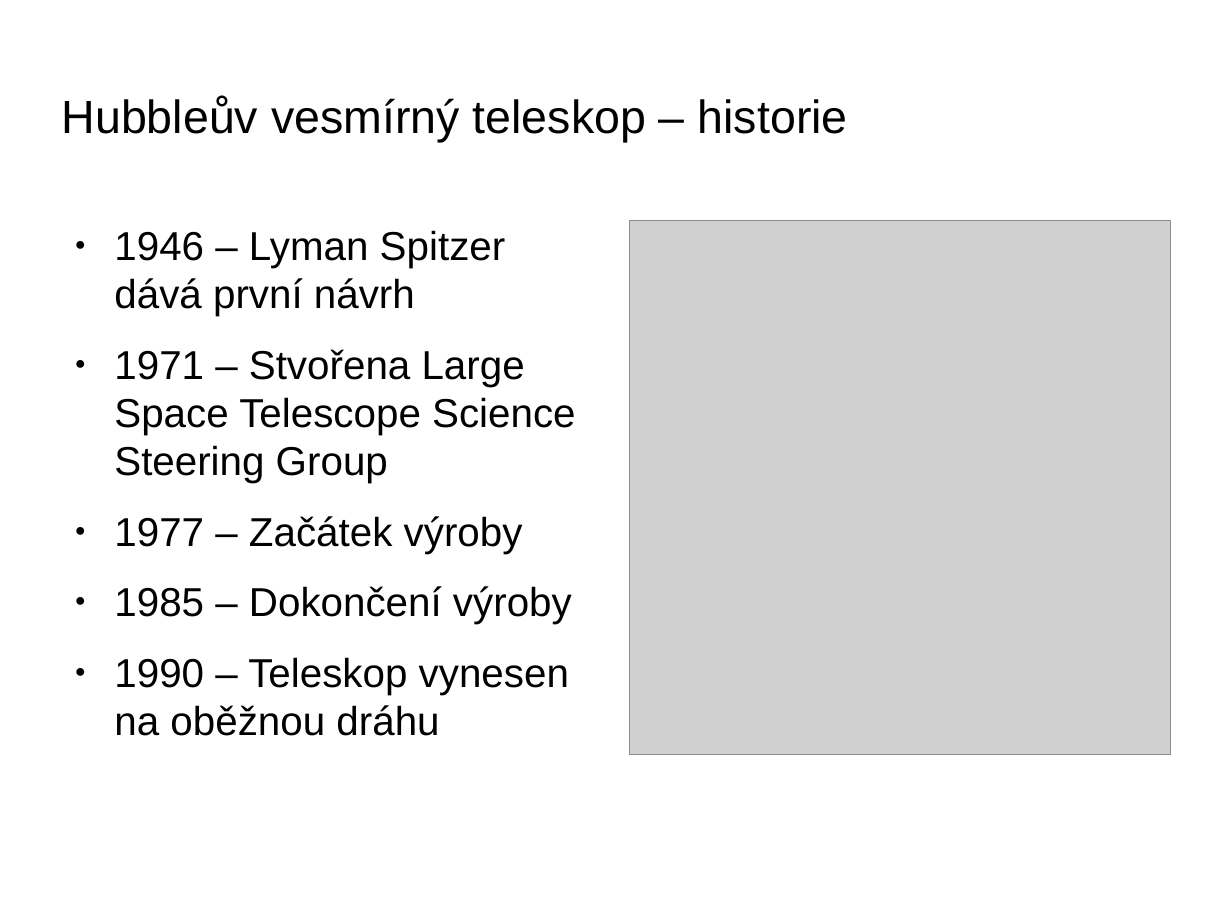
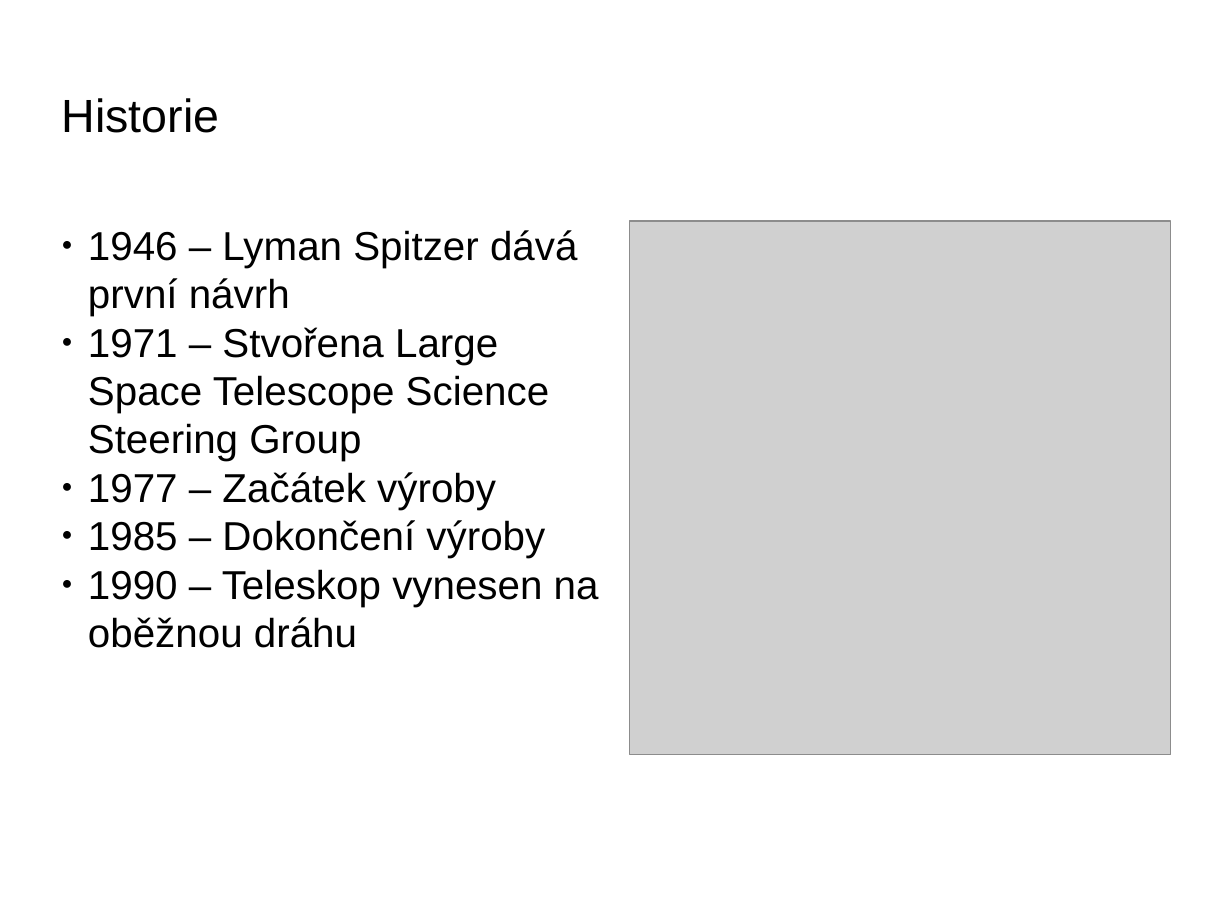
Before and after one commit to fast4shoot/FYO2015, a slide deck: slide 3 of slides/teleskopy.pptx. Drawn at 1232x924 pixels with LibreOffice and Linux fonts; fonts in the diff are those of the drawing; grey boxes stand for pictures; background and template pictures are left out. Boxes give left, top, right and bottom in pixels: in the first picture for what was removed or moved away, otherwise in the second. Text is boxed around its words. In the diff, an @@ line names an element or a change of style, - is before the commit and + after.

```diff
--- a/slides/teleskopy.pptx
+++ b/slides/teleskopy.pptx
@@ title removed at (x1=62, y1=96, x2=848, y2=142) @@
-Hubbleův vesmírný teleskop – historie
@@ text added at (x1=62, y1=98, x2=220, y2=133), 30 pt, text #000000 @@
+Historie
@@ text "1946 – Lyman Spitzer dává ..." at (x1=88, y1=230, x2=599, y2=648): indent changed; less space between paragraphs @@
```
Also in this commit, not shown: 8 other slides changed, 7 slides added, 1 slide removed, 5 other files.
